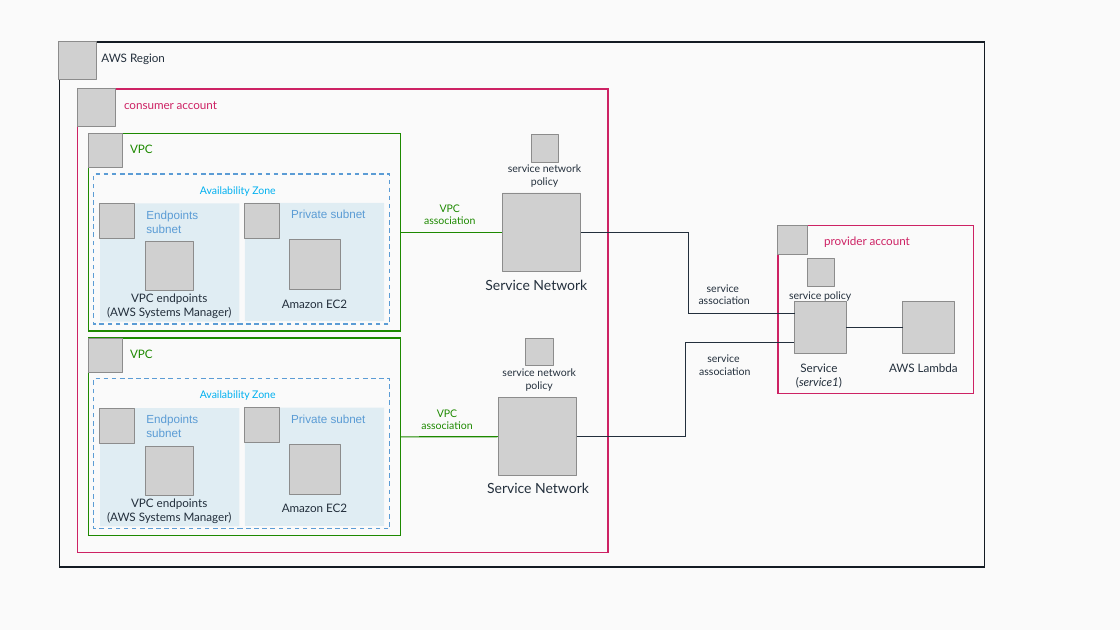
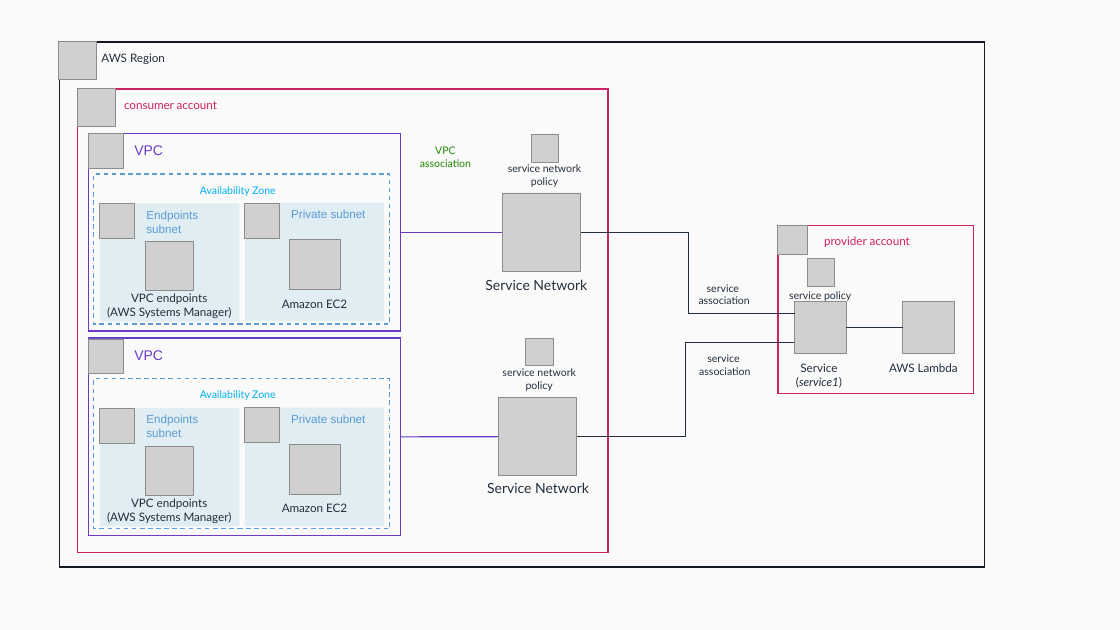
Before and after one commit to aws-samples/multi-account-architectures-amazon-vpc-lattice, a slide deck: slide 2 of images/architectures.pptx. Drawn at 1120x630 pixels with LibreOffice and Linux fonts; fonts in the diff are those of the drawing; grey boxes stand for pictures. Boxes give left, top, right and bottom in pixels: in the first picture for what was removed or moved away, otherwise in the second. Text is boxed around its words. In the diff, an @@ line names an element or a change of style, - is before the commit and + after.

```diff
--- a/images/architectures.pptx
+++ b/images/architectures.pptx
@@ rectangle "VPC" at [88,134,401,331]: size 10 to 12 pt, font Lato to Arial, text colour #1D8900 to #693BC5; outline #1D8900 1 pt to #693BC5 1 pt @@
@@ text "VPC association": place and size @@
-text "VPC association" at [424,204,475,224]
+text "VPC association" at [420,146,471,167]
@@ line (401, 232) - (502, 232): stroke #1D8900 1 pt to #693BC5 1 pt @@
@@ rectangle "VPC" at [88,338,401,535]: size 10 to 12 pt, font Lato to Arial, text colour #1D8900 to #693BC5; outline #1D8900 1 pt to #693BC5 1 pt @@
@@ text removed at [421,409,472,429] @@
-VPC association
@@ line (401, 437) - (498, 437): stroke #1D8900 1 pt to #693BC5 1 pt @@
```
Also in this commit, not shown: 1 other slide changed.
